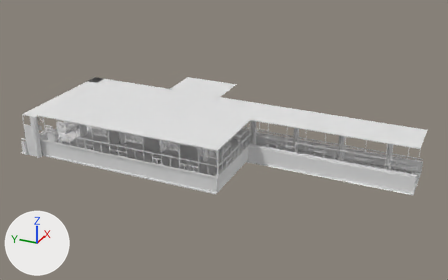
Before and after pictures for a commit that changed the Blender file ProyectoFinalEquipo10/Models/CashierArea/cashier_area_main.blend.
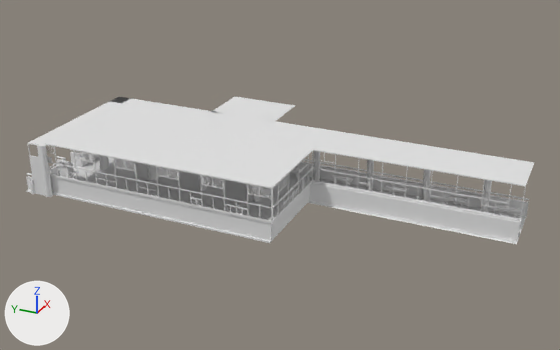
The first picture shows the older version from a 50 mm camera at (-70.9, -30.9, 41.1) aimed at (6.4, 3.9, 2.5). The close-ups show the older and then the newer version on the part from 0% to 100% of the width and 0% to 100% of the height of that picture. Only the edits that show in the close-ups are written down. The axes (+X, +Y, +Z) are drawn at lower left. The lights are the same throughout.

In view in the first close-up: 'Cubo', 'Cubo.001', 'Cubo.002', 'Cubo.003', 'Cubo.012', 'Círculo.016', 'Plano', 'Plano.003' and 25 more.
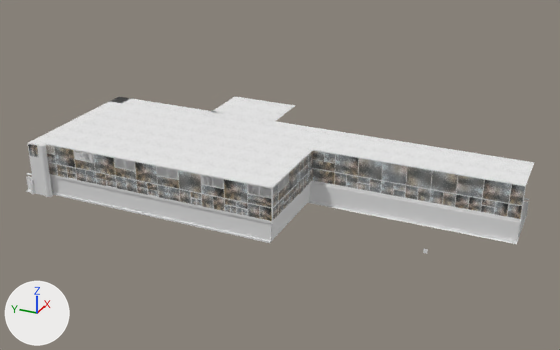
Scene script edits in JSON lines:
```json
{"op": "add", "block": "img_ventana_jpeg", "code": ["img_ventana_jpeg = load_image('ventana.jpeg', 'ventana.jpeg', 960, 1280, 'sRGB')"]}
{"op": "add", "block": "mat_material_006", "code": ["mat_material_006 = principled_material('Material.006')", "mat_material_006.texture = img_ventana_jpeg"]}
{"block": "me_cubo_004", "where": "# used by ob_cubo_003; location = (6.21, -0.35, 3.6); scale = (0.035, 0.05, 1.0)"}
{"op": "remove", "block": "me_cubo_004", "code": "me_cubo_004.from_pydata(...)  # 2092 vertices, 2118 faces, 2 loose edges; spans x -323.0..1.0, y -477.0..589.0, z -1.0..3.0"}
{"op": "add", "block": "me_cubo_004", "code": "me_cubo_004.from_pydata(...)  # 1904 vertices, 2130 faces; spans x -323.0..1.0, y -477.0..589.0, z -1.0..3.0"}
{"block": "me_cubo_004", "change": "me_cubo_004 part 1: 3 vertices moved from x -317.0..-1.0, y -448.0..588.0, z 1.0..3.0 to x -317.0..-1.0, y -449.0..588.0, z 1.0; 242 vertices removed from x -323.0..1.0, y -476.0..589.0, z -1.0..3.0; 54 vertices added at x -323.0..1.0, y -477.0..589.0, z -1.0..2.0"}
{"block": "me_cubo_004", "change": "me_cubo_004 part 2: 1424 kept faces spanning x -323.0..1.0, y -477.0..589.0, z -1.0..3.0 get new texture (UV) coordinates"}
{"op": "add", "block": "me_cubo_004", "code": "me_cubo_004.materials.append(mat_material_006)  # picture img_ventana_jpeg"}
```

Location of each change, [x1, y1, x2, y2] in pixels of the close-ups (560 x 350 px):
```json
{"part": 1, "of": "me_cubo_004", "change": "built on", "before": [46, 144, 525, 216], "after": [47, 153, 526, 219]}
{"part": 2, "of": "me_cubo_004", "change": "surface changed", "before": [48, 149, 521, 222], "after": [48, 149, 521, 222]}
{"object": "Plano", "change": "unchanged, covered by the edit", "before": [26, 143, 526, 244], "after": [26, 143, 526, 244]}
{"object": "Cubo.012", "change": "unchanged, covered by the edit", "before": [290, 161, 529, 216], "after": [522, 201, 529, 216]}
```
